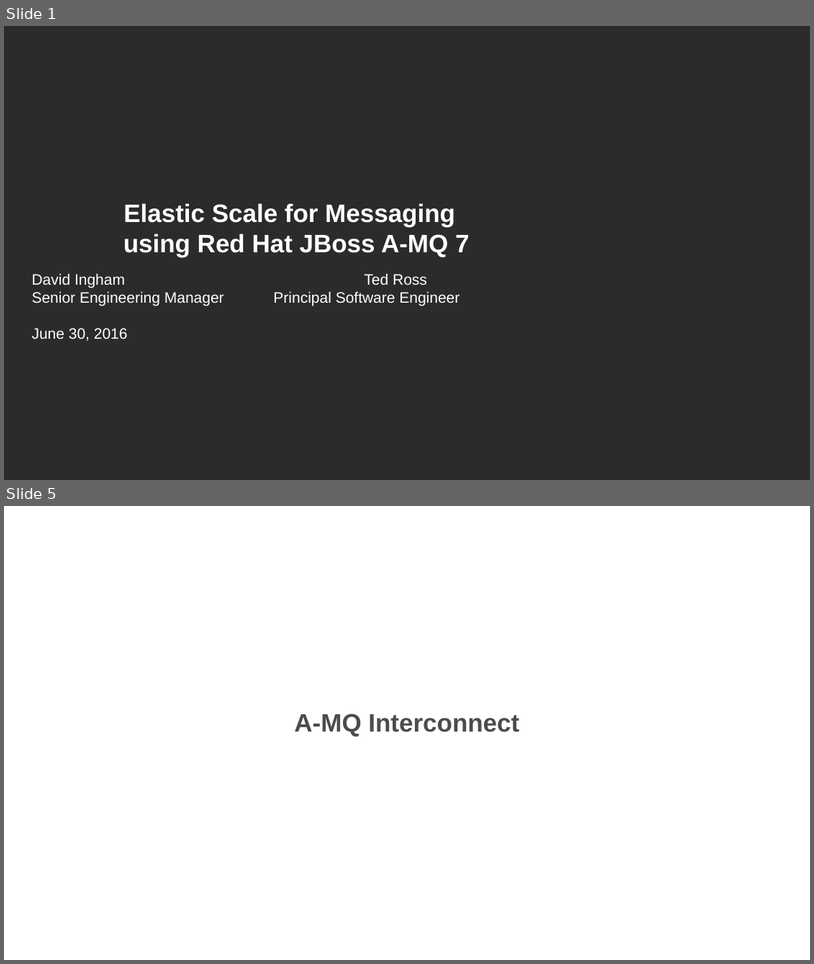
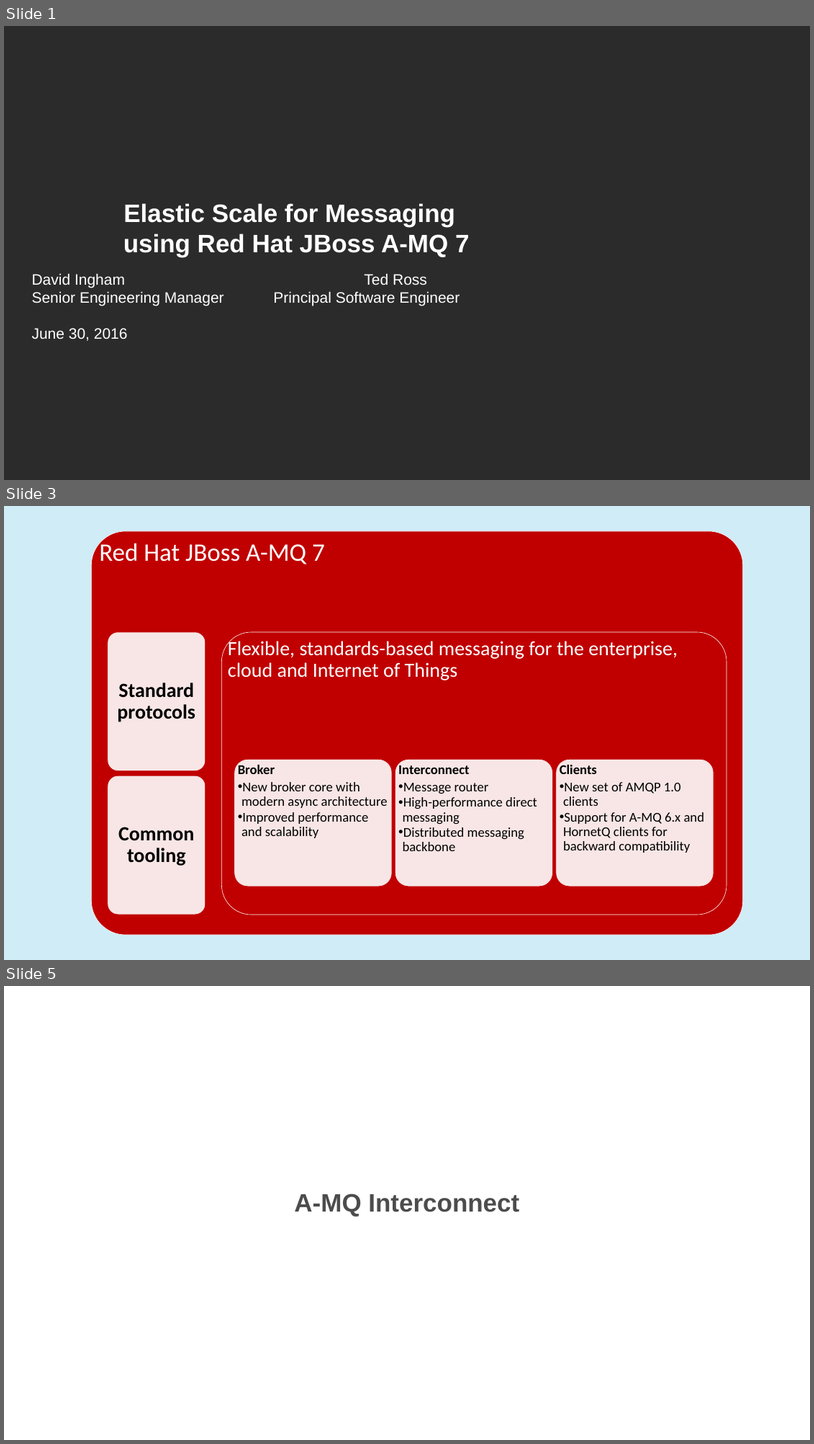
Before and after one commit to ted-ross/summit2016, a slide deck: slides/ElasticScale.odp. Shown one above the other, each under a label of ours: slides 1 and 5 before the commit, slides 1, 3 and 5 after it; the slides between them are not shown. The pictures are 814x964 and 814x1444 pixels, drawn with LibreOffice and Linux fonts; fonts in the diff are those of the drawing; background and template pictures are left out; a plain dark background stands for a picture behind light text. Boxes give left, top, right and bottom in pixels: in the first picture for what was removed or moved away, otherwise in the second. Text is boxed around its words. In the diff, an @@ line names an element or a change of style, - is before the commit and + after.

```diff
--- a/slides/ElasticScale.odp
+++ b/slides/ElasticScale.odp
@@ slide 3 added at (4, 506, 810, 960), background #D0ECF6 @@
@@ freeform shape added at (91, 531, 743, 934), fill #C00000, outline #FFFFFF 0.99 pt, 60 pt, text #FFFFFF @@
+Red Hat JBoss A-MQ 7
@@ freeform shape added at (108, 632, 206, 770), fill #FFFFFF at 90% opacity, outline #C00000 0.99 pt, 48 pt, text #000000, bold @@
+Standard protocols
@@ freeform shape added at (221, 632, 727, 914), fill #C00000, outline #FFFFFF 0.99 pt, 48 pt, text #FFFFFF @@
+Flexible, standards-based messaging for the enterprise, cloud and Internet of Things
@@ freeform shape added at (234, 759, 392, 886), fill #FFFFFF at 90% opacity, outline #C00000 0.99 pt, 32 pt, text #000000 @@
+Broker
+  • New broker core with modern async architecture
+  • Improved performance and scalability
@@ freeform shape added at (395, 759, 553, 886), fill #FFFFFF at 90% opacity, outline #C00000 0.99 pt, 32 pt, text #000000 @@
+Interconnect
+  • Message router
+  • High-performance direct messaging
+  • Distributed messaging backbone
@@ freeform shape added at (556, 759, 714, 886), fill #FFFFFF at 90% opacity, outline #C00000 0.99 pt, 32 pt, text #000000 @@
+Clients
+  • New set of AMQP 1.0 clients
+  • Support for A-MQ 6.x and HornetQ clients for backward compatibility
@@ freeform shape added at (108, 775, 206, 914), fill #FFFFFF at 90% opacity, outline #C00000 0.99 pt, 48 pt, text #000000, bold @@
+Common tooling
```
Also in this commit, not shown: 2 slides changed, 3 other slides added, 2 slides removed, 1 other file.
